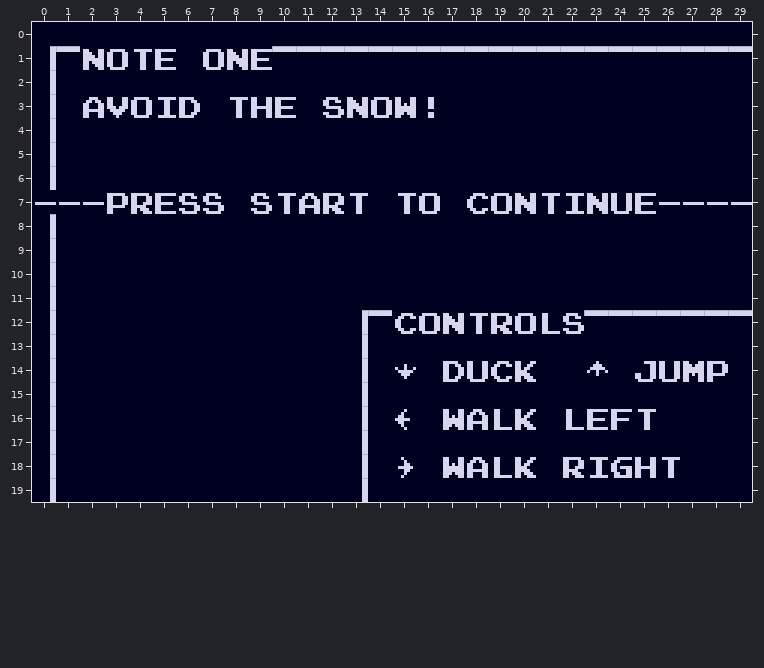
Tiled map -- gameInstructions2.tmx. That is the earlier state.
Cells are 8x8 px. Shown: x 0..29, y 0..19.
New version:
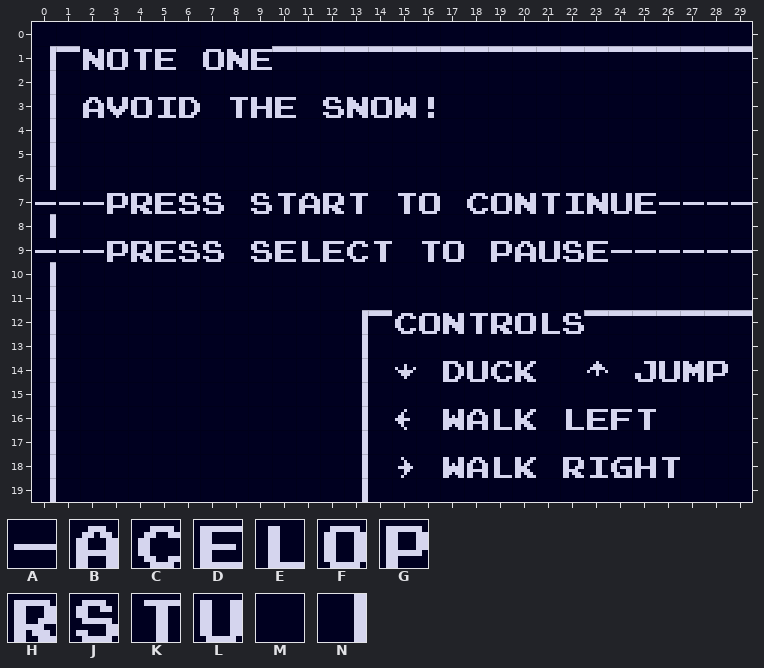
Key: from "dialogueFont": A 38, B 96, C 98, D 100, E 107, F 129, G 130, H 132, J 133, K 134, L 135, M 224, N 292.
_ is an empty cell, . an unchanged one.
The edit:
--- layer "Tile Layer 1"
@@ x 0..29 @@
- 9 NMMMMMMM.MMMMMM.MM.MMMMMMMMMMM
+ 9 AAAGHDJJ.JDEDCK.KF.GBLJDAAAAAA
Boxes around the changes in both pictures, in picture pixels (x1, y1, x2, y2):
changed: (35, 238, 224, 262)
changed: (251, 241, 392, 262)
changed: (422, 241, 464, 262)
changed: (491, 241, 752, 262)
